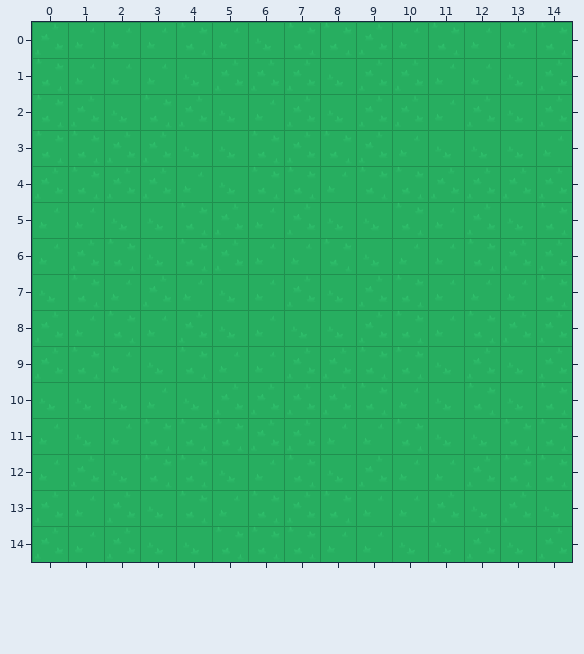
Two states of a Tiled map, assets/maps/test.tmx. The first picture shows the starting point.
Cells are 64x64 px. Shown: x 0..14, y 0..14.
And afterwards:
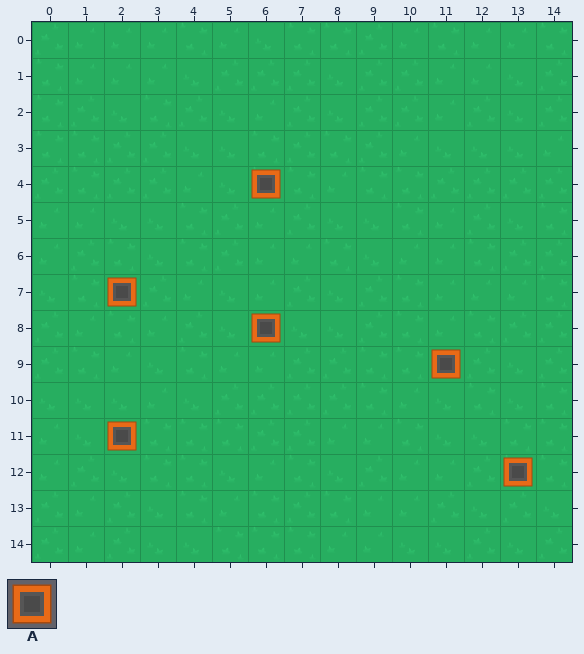
Key: from "tiles_for_programming": A 170.
_ is an empty cell, . an unchanged one.
Tiles of an added or newly shown layer are drawn over the layers below it.
Change:
--- layer "walls" (added)
@@ x 6..6 @@
- 4 _
+ 4 A
@@ x 2..11 @@
- 7 _.........
- 8 ...._.....
- 9 ........._
+ 7 A.........
+ 8 ....A.....
+ 9 .........A
@@ x 2..13 @@
-11 _...........
-12 ..........._
+11 A...........
+12 ...........A
Pixel boxes of the changes (left, top, right, bottom) in both pictures:
added: (251, 169, 281, 199)
added: (107, 277, 137, 307)
added: (251, 313, 281, 343)
added: (431, 349, 461, 379)
added: (107, 421, 137, 451)
added: (503, 457, 533, 487)
